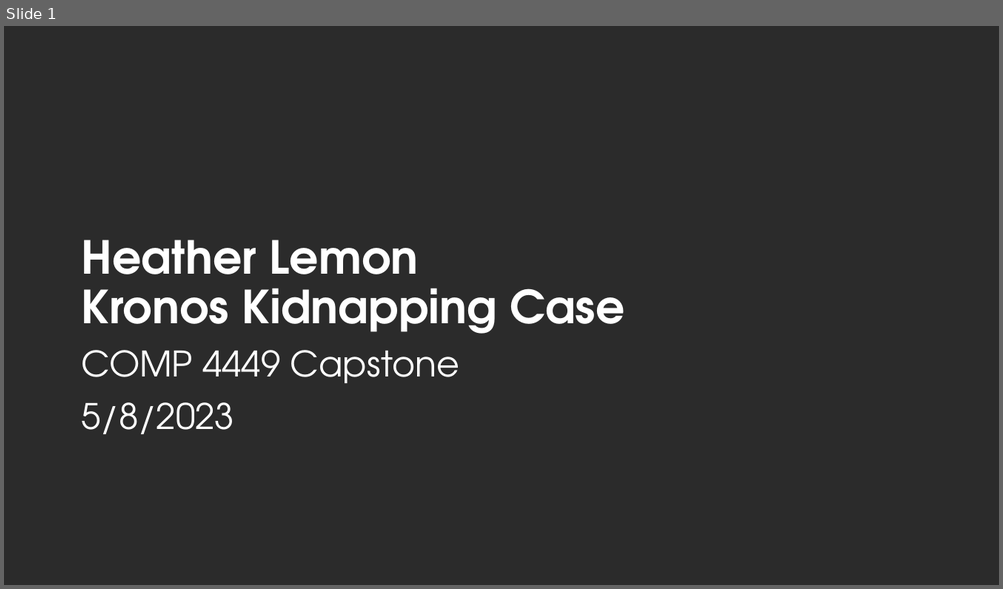
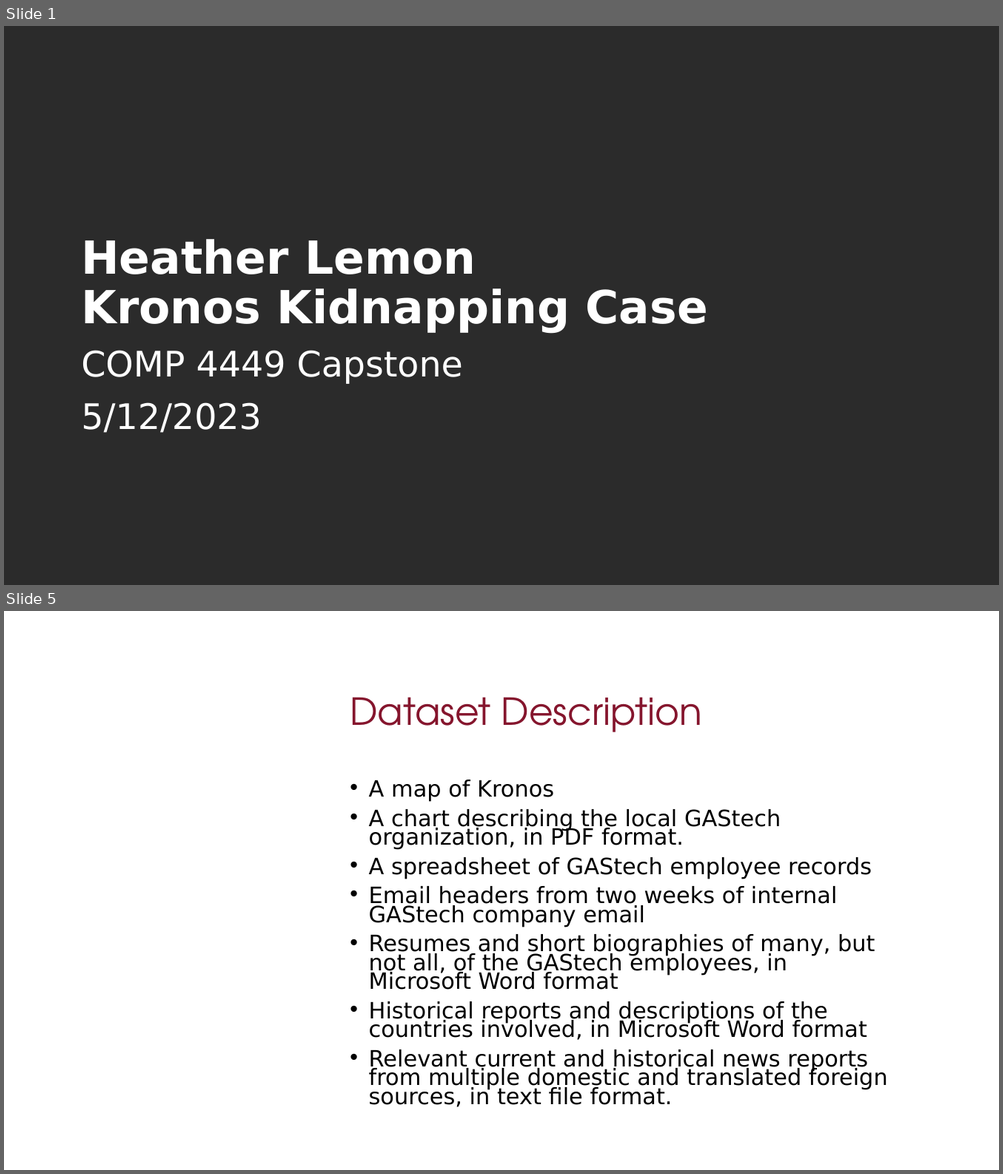
Before and after one commit to hypothetical-lemon/COMP4449-capstone, a slide deck: final/KronosKidnapping/heather_lemon_final_kidnapping_case.pptx. Shown one above the other, each under a label of ours: slide 1 before the commit, slides 1 and 5 after it; the slides between them are not shown. The pictures are 1003x589 and 1003x1174 pixels, drawn with LibreOffice and Linux fonts; fonts in the diff are those of the drawing; background and template pictures are left out; a plain dark background stands for a picture behind light text. Boxes give left, top, right and bottom in pixels: in the first picture for what was removed or moved away, otherwise in the second. Text is boxed around its words. In the diff, an @@ line names an element or a change of style, - is before the commit and + after.

```diff
--- a/final/KronosKidnapping/heather_lemon_final_kidnapping_case.pptx
+++ b/final/KronosKidnapping/heather_lemon_final_kidnapping_case.pptx
@@ slide 5 added at [4, 611, 999, 1170], background #FFFFFF @@
@@ title added at [350, 697, 703, 732], 36 pt, text #85152D @@
+Dataset Description
@@ text added at [369, 780, 888, 1108], 21.7 pt, text #000000 @@
+• A map of Kronos
+• A chart describing the local GAStech organization, in PDF format.
+• A spreadsheet of GAStech employee records
+• Email headers from two weeks of internal GAStech company email
+• Resumes and short biographies of many, but not all, of the GAStech employees, in Microsoft Word format
+• Historical reports and descriptions of the countries involved, in Microsoft Word format
+• Relevant current and historical news reports from multiple domestic and translated foreign sources, in text file format.
@@ slide 1 changed as well @@
@@ title "Heather Lemon Kronos Kidnapping Case" at [81, 239, 708, 333]: font TeX Gyre Adventor to DejaVu Sans @@
@@ text at [81, 350, 463, 384]: font TeX Gyre Adventor to DejaVu Sans in "COMP 4449 Capstone" @@
@@ text at [81, 403, 262, 433]: text changed; font TeX Gyre Adventor to DejaVu Sans @@
-5/8/2023
+5/12/2023
```
Also in this commit, not shown: 11 other slides added, 11 slides removed, 1 other file.
